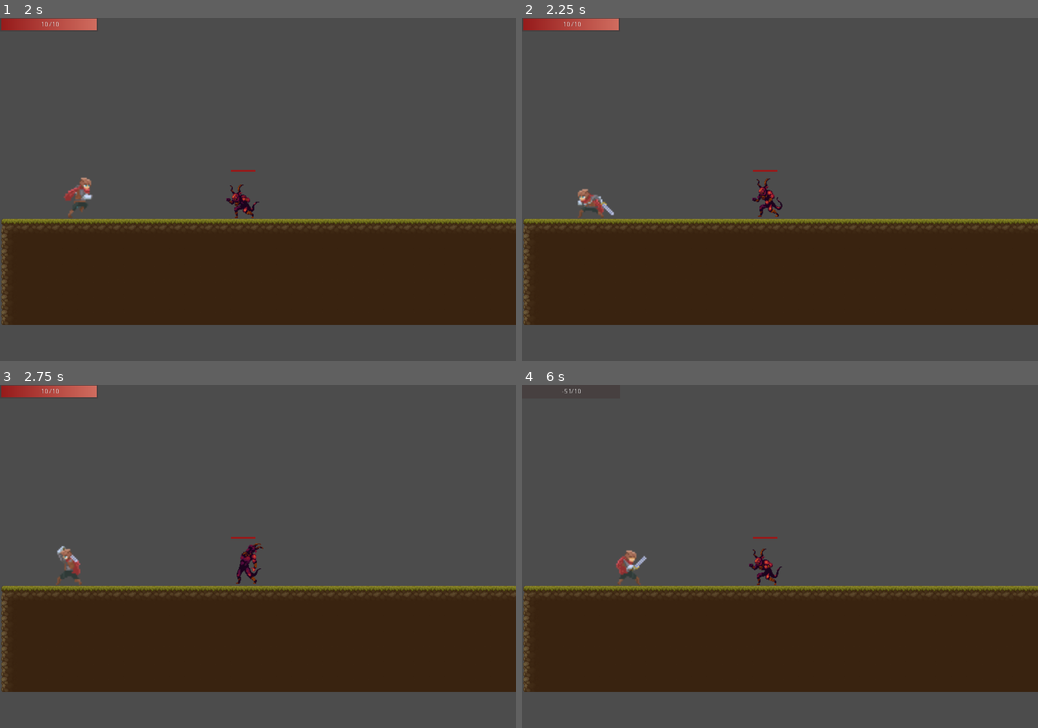
Above: before the commit, frames 1-4 (two rows, left to right).
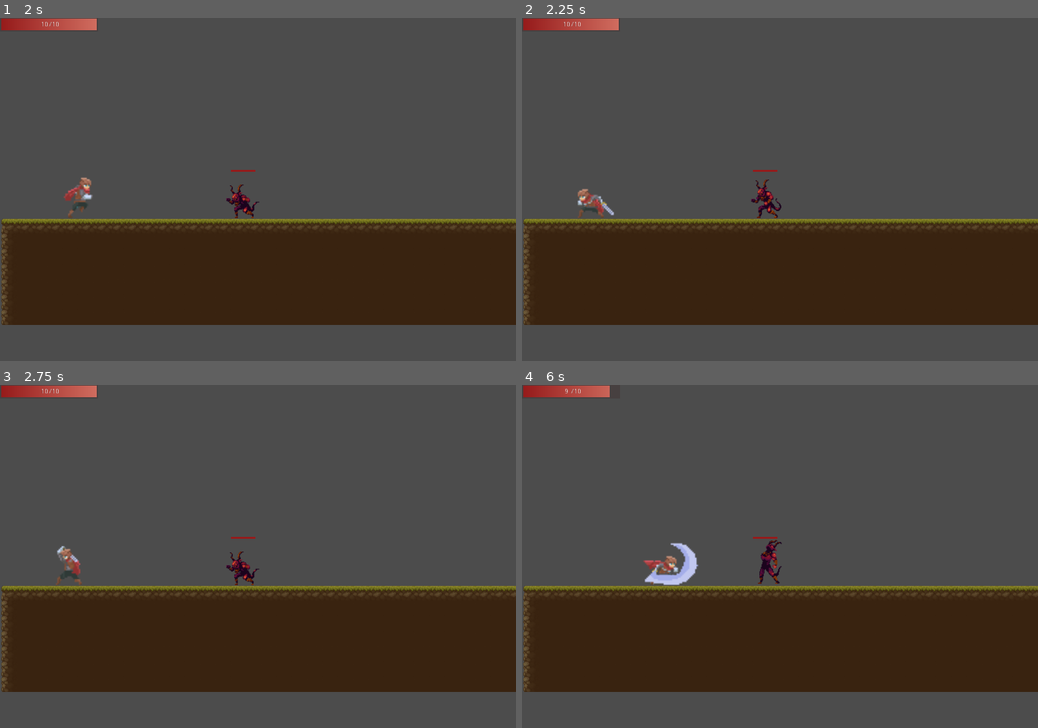
Above: after the commit, the same moments.

Repository: ArtyomKr/2d-scroller-demo
Game: Godot game, scene res://scenes/Main.tscn
Same seed, same stepped clock (60 frames per second), same inputs: the game is played once before the commit and once after it.
Inputs (mouse positions are in pixels of both pictures, inside the frame that each line leads up to):
- Up to frame 1 (2 s): move the mouse to (371, 172) at 0.52 s; hold Right (ui_right) from 0.53 s (still down); click (371, 172) at 0.6 s; tap Space (jump) at 0.77, 1.52 s; move the mouse to (154, 206) at 1.27 s; click (154, 206) at 1.35 s
- Up to frame 2 (2.25 s): move the mouse to (831, 114) at 2.02 s; release Right (ui_right) at 2.03 s; hold Left (ui_left) from 2.03 s (still down); click (831, 114) at 2.1 s
- Up to frame 3 (2.75 s): keep holding Left (ui_left)
- Up to frame 4 (6 s): move the mouse to (754, 625) at 2.77 s; release Left (ui_left) at 2.78 s; hold Right (ui_right) 2.78-4.28 s; click (754, 625) at 2.85 s; tap Space (jump) at 3.02, 3.77, 4.52 s; move the mouse to (934, 607) at 3.52 s; click (934, 607) at 3.6 s; move the mouse to (625, 505) at 4.27 s; hold Left (ui_left) 4.28-5.03 s; click (625, 505) at 4.35 s; move the mouse to (805, 556) at 5.02 s; hold Right (ui_right) 5.03-5.78 s; click (805, 556) at 5.1 s; move the mouse to (702, 470) at 5.77 s; hold Left (ui_left) from 5.78 s (still down); click (702, 470) at 5.85 s

Frame 1 is identical in both runs. In frame 2, 0.2% of the frame differs, in the area x 44-51%, y 46-59%; in frame 3, 0.4%; in frame 4, 1.9%, in the area x 0-51%, y 0-59%.
Error before the commit: Invalid get index 'global_position' (on base: 'Nil'). (res://scenes/actors/enemies/Demon/Demon.gd:116)

Commit message:
fix: fix wrong fireball speed, fix fireball spawn, change attack state behavior

Diff:
--- a/project.godot
+++ b/project.godot
@@ -9,17 +9,17 @@
 config_version=4
 
 _global_script_classes=[ {
-"base": "Reference",
+"base": "KinematicBody2D",
 "class": "Actor",
 "language": "GDScript",
 "path": "res://scenes/Actors/Actor.gd"
 }, {
-"base": "Reference",
+"base": "Actor",
 "class": "Enemy",
 "language": "GDScript",
 "path": "res://scenes/Actors/enemies/Enemy.gd"
 }, {
-"base": "Reference",
+"base": "Actor",
 "class": "Player",
 "language": "GDScript",
 "path": "res://scenes/Actors/player/Player.gd"
--- a/scenes/actors/enemies/Demon/Demon.gd
+++ b/scenes/actors/enemies/Demon/Demon.gd
@@ -32,7 +32,6 @@
 
 func _physics_process(_delta):
 	manage_state()
-	print($AttackTimer.is_stopped())
 
 
 func start(pos: Vector2):
@@ -66,7 +65,8 @@
 				var target_direction = target.global_position.direction_to(global_position)
 				$AnimatedSprite.flip_h = target_direction.x < 0
 
-				_state = STATE.ATTACKING
+				if $AttackTimer.is_stopped():
+					_state = STATE.ATTACKING
 			elif $AlertTimer.is_stopped():
 				_state = STATE.IDLE
 
@@ -87,11 +87,8 @@
 
 			pass
 		STATE.ATTACKING:
-			if $AttackTimer.is_stopped():
-				$AnimationPlayer.play("attack")
-				yield($AnimationPlayer, "animation_finished")
-				attack(target)
-				$AttackTimer.start(rand_range(0.5, 3.0))
+			current_animation = "attack"
+			$AttackTimer.start(rand_range(0.5, 3.0))
 			pass
 		STATE.HURT:
 			current_animation = "hurt"
@@ -110,22 +107,23 @@
 	_state = STATE.ALERTED
 
 
-#TODO: rewrite attack function
-func attack(target: Node):
+func attack():
 	var fireball = FireBall.instance()
 	var target_direction = target.global_position.direction_to(global_position)
 
 	$AnimatedSprite.flip_h = target_direction.x < 0
 
-	fireball.global_position = global_position
-	fireball.linear_velocity = Vector2(-target_direction.round().x * 300, 0)
+	fireball.global_position = global_position - Vector2(25, 0) * target_direction
+	fireball.linear_velocity.x = (-target_direction.x / target_direction.abs().x
+	* target_direction.abs().ceil().x * 300)
 	fireball.set_as_toplevel(true)
 
+	print(stepify(target_direction.x, 1))
 	call_deferred("add_child", fireball)
 
 
 func _on_DetectionArea_body_entered(body):
-	if body is Player:
+	if body.is_in_group("player"):
 		emit_signal("detected_player")
 		target = body
 		_state = STATE.ALERTED
@@ -133,6 +131,7 @@
 
 
 func _on_DetectionArea_body_exited(body):
-	if body is Player:
+	if body.is_in_group("player"):
 		target = null
+		_state = STATE.ALERTED
 		$AlertTimer.start()
--- a/scenes/actors/enemies/Demon/Demon.tscn
+++ b/scenes/actors/enemies/Demon/Demon.tscn
@@ -209,9 +209,12 @@
 tracks/3/imported = false
 tracks/3/enabled = true
 tracks/3/keys = {
-"times": PoolRealArray( 1 ),
-"transitions": PoolRealArray( 1 ),
+"times": PoolRealArray( 0.7, 1 ),
+"transitions": PoolRealArray( 1, 1 ),
 "values": [ {
+"args": [  ],
+"method": "attack"
+}, {
 "args": [  ],
 "method": "goto_alert"
 } ]
